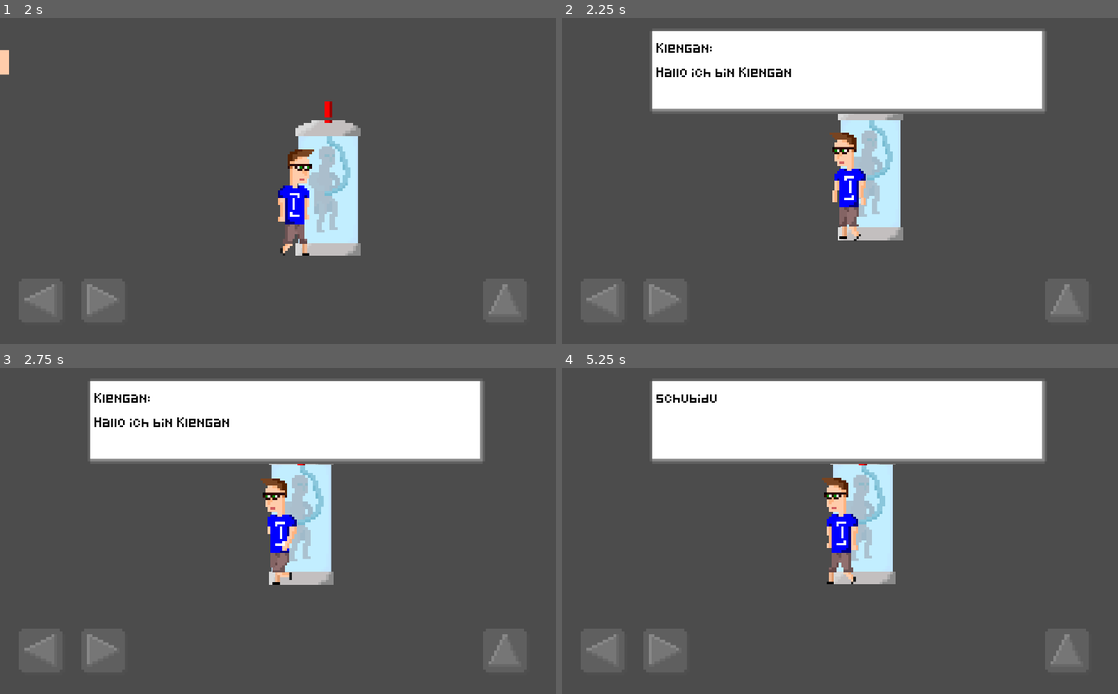
Above: before the commit, frames 1-4 (two rows, left to right).
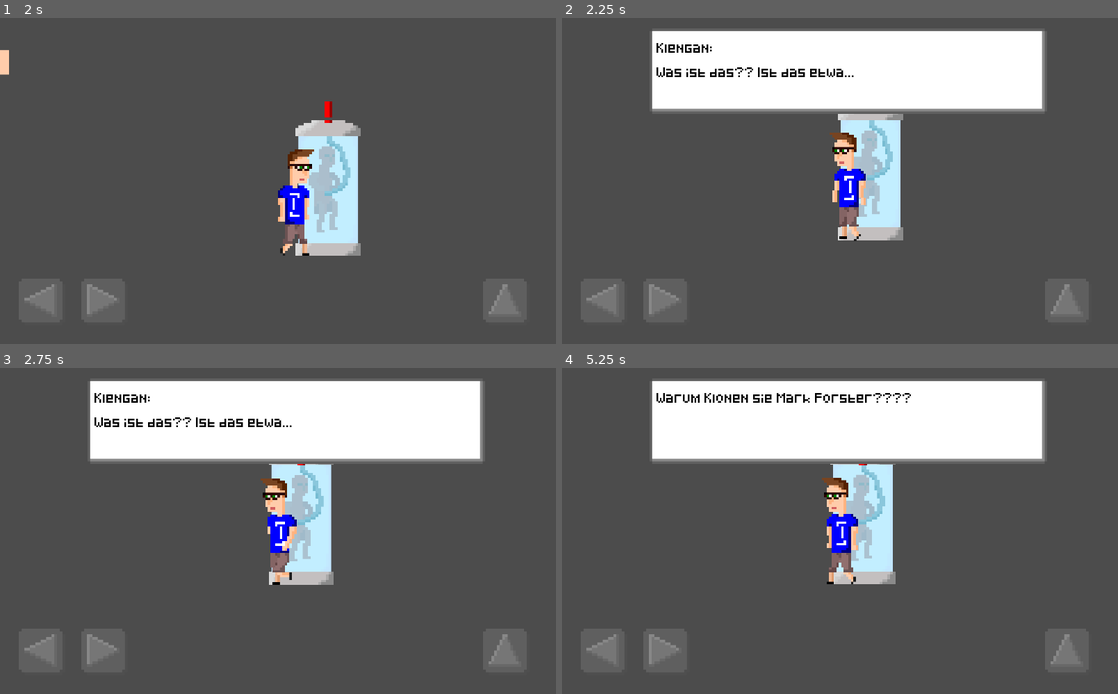
Above: after the commit, the same moments.

Repository: klenganthegame/KlenganTheGame
Game: Godot game, scene res://level/Level1.tscn
Same seed, same stepped clock (60 frames per second), same inputs: the game is played once before the commit and once after it.
Inputs:
- Up to frame 1 (2 s): tap Enter (accept) at 0.5, 1.35 s; hold Enter (accept) 0.53-1.28 s; hold D (walk_right) from 0.53 s (still down); tap Space (jump) at 0.77, 1.52 s
- Up to frame 2 (2.25 s): release D (walk_right) at 2.03 s; hold A (walk_left) from 2.03 s (still down); hold Enter (accept) from 2.03 s (still down)
- Up to frame 3 (2.75 s): keep holding A (walk_left); keep holding Enter (accept)
- Up to frame 4 (5.25 s): release A (walk_left) at 2.78 s; release Enter (accept) at 2.78 s; hold D (walk_right) 2.78-4.28 s; tap Enter (accept) at 2.85, 4.35 s; tap Space (jump) at 3.02, 3.77, 4.52 s; hold Enter (accept) 3.53-4.28 s; hold A (walk_left) 4.28-5.03 s; hold D (walk_right) from 5.03 s (still down); hold Enter (accept) from 5.03 s (still down)

Frame 1 is identical in both runs. In frame 2, 0.6% of the frame differs, in the area x 17-53%, y 15-19%; in frame 3, 0.6%; in frame 4, 0.6%, in the area x 17-63%, y 7-11%.

Commit message:
updated Debug Text

Diff:
--- a/objects/level1/Klengan.gd
+++ b/objects/level1/Klengan.gd
@@ -32,7 +32,7 @@
 
 
 		# for debug purposes:
-		$CanvasLayer/DialogueBox.talk(["Klengan:\nHallo ich bin Klengan", "Möge der Saft mit euch sein", "schubidu", "blahblahblahblah"])
+		$CanvasLayer/DialogueBox.talk(["Klengan:\nWas ist das?? Ist das etwa...", "ein... Klon??? Mark Forster?", "Warum Klonen sie Mark Forster????", "blahblahblahblah"])
 
 func _physics_process(delta):
 	motion.y += GRAVITY
--- a/objects/level1/Klengan.tscn
+++ b/objects/level1/Klengan.tscn
@@ -43,7 +43,7 @@
 scale = Vector2( 0.2, 0.2 )
 frames = SubResource( 1 )
 animation = "walk"
-frame = 4
+frame = 2
 playing = true
 
 [node name="Camera2D" type="Camera2D" parent="."]
@@ -82,5 +82,6 @@
 
 [node name="DialogueBox" parent="CanvasLayer" instance=ExtResource( 16 )]
 visible = false
+wait_time = 0.01
 [connection signal="area_entered" from="Area2D" to="." method="_on_Area2D_area_entered"]
 [connection signal="area_exited" from="Area2D" to="." method="_on_Area2D_area_exited"]
